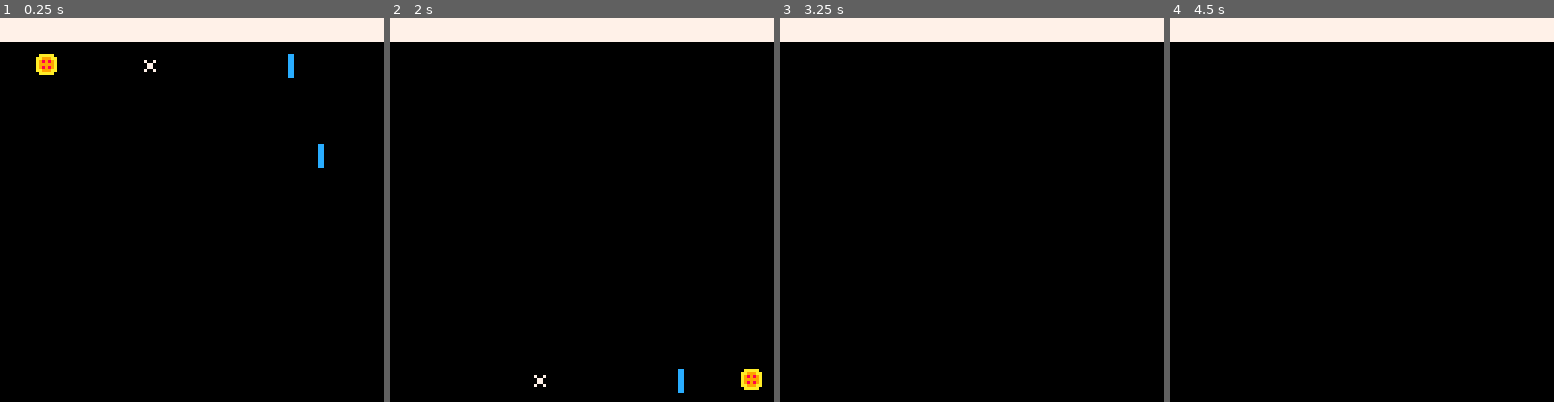
Above: before the commit, frames 1-4 (left to right).
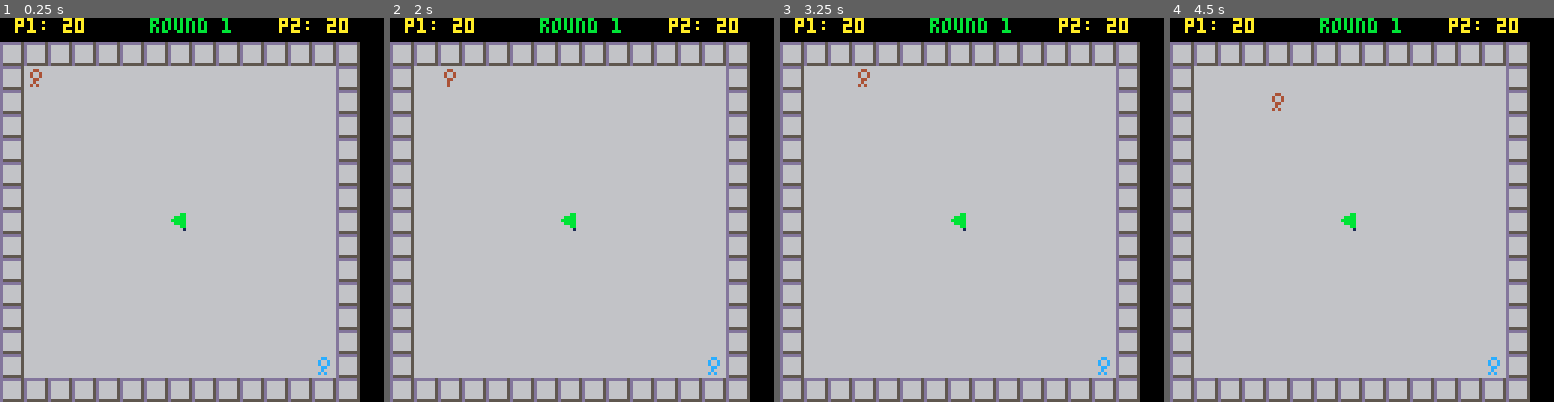
Above: after the commit, the same moments.

Repository: King-Swood/pico-8-fun
Game: PICO-8 cartridge ctf_1.p8
The game is run twice, just before and just after one commit, with the same random seed, the same clock (stepped at 60 frames per second) and the same inputs.
Inputs:
- Up to frame 1 (0.25 s): no input
- Up to frame 2 (2 s): hold Right from 1.6 s (still down)
- Up to frame 3 (3.25 s): release Right at 2.1 s; hold Up 2.15-2.42 s; hold Right 2.47-3.03 s; hold Left from 3.08 s (still down)
- Up to frame 4 (4.5 s): release Left at 3.58 s; hold Down 3.63-3.97 s; hold Right from 4.02 s (still down)

The runs differ from the first frame. In frame 1, 94% of the frame differs, in the area x 0-100%, y 0-100%; in frame 2, 94%; in frame 3, 94%; in frame 4, 94%.

Commit message:
Initial commit of CTF
Basic gameplay is working

Diff:
--- a/ctf_1.p8
+++ b/ctf_1.p8
@@ -1,25 +1,98 @@
 pico-8 cartridge // http://www.pico-8.com
 version 16
 __lua__
+
+-- todo: make a state machine that manages whether the game is running, a score is being displayed, or the title screen.
+-- todo: add a title screen
+-- todo: add a "number of rounds" editor to the title screen
+-- todo: add the option to "rotate" the controller to the title screen.
+--		this will allow users to hold the controller like a wiimote.
+-- todo: add sound effects
+
+
 game=
 {
-	level=1,
+	round = 0,
+	roundsmax = 3,
+	flag = nil,
+	players = {},
+	framerate = 60,
+	roundtime = 20, -- seconds in each round
+	scoretimer = 0,
+	roundcomplete = false,
 }
 
+function roundreset()
+	game.roundcomplete = false
+	game.flag:roundreset()
+	foreach(game.players,
+		function(p)
+			p:roundreset()
+		end
+	)
+	game.round += 1
+end
+
 function _init()
-	actors:add(actor_base:new(50))
-	actors:add(actor_paddle:new(100,0,0))
-	actors:add(actor_paddle:new(110, 30,1))
-	actors:add(actor_ball:new(0,0))
+	game.flag = actor_flag:new(7,8)
+	add(game.players, actor_player:new(1,2,0))
+	add(game.players, actor_player:new(13,14,1))
+	actors:add(game.flag)
+	actors:add(game.players[1])
+	actors:add(game.players[2])
+	roundreset()
 end
 
 function _update60()
-	foreach(actors,
-		function(a)
-			a:update()
-			if (a.remove) then del(actors,a) end
-		end
-	)
+	if (game.roundcomplete) then
+		updatescoretimer()
+	else
+		if hasroundfinished() then
+			game.scoretimer = 3 * game.framerate
+			game.roundcomplete = true
+		else
+			foreach(actors,
+				function(a)
+					a:update()
+					if (a.remove) then del(actors,a) end
+				end
+			)
+		end
+	end
+end
+
+function hasroundfinished()
+	local i = 1
+	local result = false
+	while i <= count(game.players) do
+		if (game.players[i].won) then
+			result = true
+			break
+		end
+		i += 1
+	end
+	return result
+end
+
+function gamehasfinished()
+	local i = 1
+	local result = false
+	while i <= count(game.players) do
+		if game.players[i].roundwins == game.roundsmax then
+			result = true
+			break
+		end
+		i += 1
+	end
+	return result
+end
+
+function updatescoretimer()
+	if game.scoretimer > 0 then
+		game.scoretimer -= 1
+	elseif not gamehasfinished() then
+		roundreset()
+	end
 end
 
 function _draw()
@@ -30,11 +103,39 @@
 			a:draw()
 		end
 	)
+	drawscore()
+	if game.roundcomplete then
+		drawplayerwon()
+	end
 end
 
 function drawmap()
-	if (game.level==1) then
-		map(0,0,0,0)
+	map(0,0,0,8)
+end
+
+function drawscore()
+	print("p1: "..flr((game.players[1].wintimer+(game.framerate-1))/game.framerate),5,0,10)
+	print("round "..game.round,50,0,11)
+	print("p2: "..flr((game.players[2].wintimer+(game.framerate-1))/game.framerate),93,0,10)
+end
+
+function drawplayerwon()
+	foreach(game.players,
+		function(p)
+			if p.won then
+				if gamehasfinished() then
+					print("player " ..(p.player+1).. " won the game!!",14,61,1)
+				else
+					print("player " ..(p.player+1).. " won the round!!",14,61,1)
+				end
+			end
+		end
+	)
+end
+
+function sametile(a1,a2)
+	if (a1.xcell == a2.xcell) and (a1.ycell == a2.ycell) then return true
+	else return false
 	end
 end
 
@@ -49,6 +150,8 @@
 {
 	x=0,
 	y=0,
+	xcell=0,
+	ycell=0,
 	width=8,
 	height=8,
 	flipx=false,
@@ -62,12 +165,14 @@
 	curanim="initial",
 	curframe=1,
 	animtick=0,
-
-	new=function(self,x,y)
+	visible=true,
+
+	-- x and y are the cells to draw in, not the pixel position.
+	new=function(self,xcell,ycell)
 		local o = setmetatable({}, self)
 		self.__index = self
-		o.x = x or 0
-		o.y = y or 0
+		o.xcell = xcell or 0
+		o.ycell = ycell or 0
 		return o
 	end,
 
@@ -76,7 +181,6 @@
 	end,
 
 	update=function(self)
-		self.y+=1
 		if (self:outofbounds()) then self.remove=true end
 
 		--anim tick
@@ -89,17 +193,22 @@
 				self.curframe=1--loop
 			end
 		end
+
+		self.x = (self.xcell * 8) + 4
+		self.y = (self.ycell * 8) + 4
 	end,
 
 	draw=function(self)
-		local a=self.anims[self.curanim]
-		local frame=a.frames[self.curframe]
-		spr(frame,
-			self.x-(self.width/2),
-			self.y-(self.height/2),
-			self.width/8,self.height/8,
-			self.flipx,
-			self.flipy)
+		if self.visible then
+			local a=self.anims[self.curanim]
+			local frame=a.frames[self.curframe]
+			spr(frame,
+				self.x-(self.width/2),
+				self.y-(self.height/2),
+				self.width/8,self.height/8,
+				self.flipx,
+				self.flipy)
+		end
 	end,
 
 	outofbounds=function(self)
@@ -129,10 +238,10 @@
 	end,
 }
 
-actor_paddle = actor_base:new()
-
-function actor_paddle:new (x,y,playerno)
-	local o = actor_base:new(x,y)
+actor_player = actor_base:new()
+
+function actor_player:new (xcell,ycell,playerno)
+	local o = actor_base:new(xcell,ycell)
 	setmetatable(o, self)
 	self.__index = self
 
@@ -140,40 +249,137 @@
 	o.sprmax=2
 	o.init(o)
 	o.player=playerno or 0
+	o.roundwins = 0
+	o.initialx = xcell
+	o.initialy = ycell
+	o.flag = false
+	o.wintimer = 0
+	o.won = false
+
+	self.roundreset=function(self)
+		self.flag = false
+		self.wintimer = game.roundtime*game.framerate
+		self.won = false
+		self.xcell = self.initialx
+		self.ycell = self.initialy
+	end
+
+	o.roundreset(o)
 
 	self.update=function(self)
-		if (btn(2,self.player)) then
-			self.y-=2 end
-		if (btn(3,self.player)) then
-			self.y+=2 end
+		if (btnp(0,self.player)) then
+			self.newposition(self,self.xcell-1,self.ycell)
+		end
+		if (btnp(1,self.player)) then
+			self.newposition(self,self.xcell+1,self.ycell)
+		end
+		if (btnp(2,self.player)) then
+			self.newposition(self,self.xcell,self.ycell-1)
+		end
+		if (btnp(3,self.player)) then
+			self.newposition(self,self.xcell,self.ycell+1)
+		end
 		actor_base.update(self)
+
+		if self.flag then
+			if self.wintimer > 0 then
+				self.wintimer -= 1
+			else
+				self.won = true
+				self.roundwins += 1
+			end
+		end
+	end
+
+	self.draw=function(self)
+		if self.player == 1 then pal(4,12) end
+
+		actor_base.draw(self)
+		if self.flag then
+			spr(19,
+				self.x-(self.width/2),
+				self.y-(self.height/2),
+				self.width/8,self.height/8,
+				self.flipx,
+				self.flipy)
+		end
+		if self.player == 1 then pal() end
+	end
+
+	self.newposition=function(self,xcell,ycell)
+		if (not fget(mget(xcell,ycell-1),0)) then
+		   self.xcell = xcell
+		   self.ycell = ycell
+
+			if self.curanim == "initial" then
+				self:set_anim("walk")
+			else
+				self:set_anim("initial")
+			end
+		end
+
+		foreach(game.players,
+			function(p)
+				if (p != self) then
+					if (sametile(self, p)) then
+						if p.flag then
+							p.flag = false
+							self.flag = true
+						end
+					end
+				end
+			end
+		)
+
+
+		-- todo: if both players land on the same tile at the same time then they bounce a single tile in opposite directions.
+		-- todo: if one player was already on the tile, that player gets bumped out of the way and loses the flag if they had it.
+		-- todo: after checking this, check to see if either have landed on the flag
+
+		if (game.flag.visible) then
+			if (sametile(self, game.flag)) then
+				game.flag.visible = false
+				self.flag = true
+			end
+		end
 	end
 
 	o.anims=
 	{
 		["initial"]=
 		{
-			ticks=1,--how long is each frame shown.
-			frames={16},--what frames are shown.
+			ticks=0,--how long is each frame shown.
+			frames={1},--what frames are shown.
+		},
+		["walk"]=
+		{
+			ticks=0,--how long is each frame shown.
+			frames={2},--what frames are shown.
 		},
 	}
 
 	return o
 end
 
-actor_ball = actor_base:new()
-
-function actor_ball:new (x,y)
-	local o = actor_base:new(x,y)
+actor_flag = actor_base:new()
+
+function actor_flag:new (xcell,ycell)
+	local o = actor_base:new(xcell,ycell)
 	setmetatable(o, self)
 	self.__index = self
 
 	o.sprinit=1
 	o.sprmax=1
+	o.visible = true
 	o.init(o)
 
+	self.roundreset=function(self)
+		self.visible = true
+	end
+
+	self.roundreset(self)
+
 	self.update=function(self)
-		self.x+=1
 		actor_base.update(self)
 	end
 
@@ -182,7 +388,7 @@
 		["initial"]=
 		{
 			ticks=30,--how long is each frame shown.
-			frames={1,2,3,2},--what frames are shown.
+			frames={16,17,18},--what frames are shown.
 		},
 	}
 
@@ -206,8 +412,46 @@
 
 
 
+…(24 lines of a section not shown)…
 __gff__
-0000000000000000000000000000000100000000000000000000000000000000000000000000000000000000000000000000000000000000000000000000000000000000000000000000000000000000000000000000000000000000000000000000000000000000000000000000000000000000000000000000000000000000
+0000000000000000000000000000000000000000000000000000000000000000000000000000000000000000000000000000000000000000000000000000000000010000000000000000000000000000000000000000000000000000000000000000000000000000000000000000000000000000000000000000000000000000
 0000000000000000000000000000000000000000000000000000000000000000000000000000000000000000000000000000000000000000000000000000000000000000000000000000000000000000000000000000000000000000000000000000000000000000000000000000000000000000000000000000000000000000
 __map__
-0f0f0f0f0f0f0f0f0f0f0f0f0f0f0f0f0f0f0f0f0f0f0f0f0f0f0f0f0f0f0f00000000000000000000000000000000000000000000000000000000000000000000000000000000000000000000000000000000000000000000000000000000000000000000000000000000000000000000000000000000000000000000000000
+414141414141414141414141414141000f0f0f0f0f0f0f0f0f0f0f0f0f0f0f00000000000000000000000000000000000000000000000000000000000000000000000000000000000000000000000000000000000000000000000000000000000000000000000000000000000000000000000000000000000000000000000000
+4140404040404040404040404040410000000000000000000000000000000000000000000000000000000000000000000000000000000000000000000000000000000000000000000000000000000000000000000000000000000000000000000000000000000000000000000000000000000000000000000000000000000000
+4140404040404040404040404040410000000000000000000000000000000000000000000000000000000000000000000000000000000000000000000000000000000000000000000000000000000000000000000000000000000000000000000000000000000000000000000000000000000000000000000000000000000000
+4140404040404040404040404040410000000000000000000000000000000000000000000000000000000000000000000000000000000000000000000000000000000000000000000000000000000000000000000000000000000000000000000000000000000000000000000000000000000000000000000000000000000000
+4140404040404040404040404040410000000000000000000000000000000000000000000000000000000000000000000000000000000000000000000000000000000000000000000000000000000000000000000000000000000000000000000000000000000000000000000000000000000000000000000000000000000000
+4140404040404040404040404040410000000000000000000000000000000000000000000000000000000000000000000000000000000000000000000000000000000000000000000000000000000000000000000000000000000000000000000000000000000000000000000000000000000000000000000000000000000000
+4140404040404040404040404040410000000000000000000000000000000000000000000000000000000000000000000000000000000000000000000000000000000000000000000000000000000000000000000000000000000000000000000000000000000000000000000000000000000000000000000000000000000000
+4140404040404040404040404040410000000000000000000000000000000000000000000000000000000000000000000000000000000000000000000000000000000000000000000000000000000000000000000000000000000000000000000000000000000000000000000000000000000000000000000000000000000000
+4140404040404040404040404040410000000000000000000000000000000000000000000000000000000000000000000000000000000000000000000000000000000000000000000000000000000000000000000000000000000000000000000000000000000000000000000000000000000000000000000000000000000000
+4140404040404040404040404040410000000000000000000000000000000000000000000000000000000000000000000000000000000000000000000000000000000000000000000000000000000000000000000000000000000000000000000000000000000000000000000000000000000000000000000000000000000000
+4140404040404040404040404040410000000000000000000000000000000000000000000000000000000000000000000000000000000000000000000000000000000000000000000000000000000000000000000000000000000000000000000000000000000000000000000000000000000000000000000000000000000000
+4140404040404040404040404040410000000000000000000000000000000000000000000000000000000000000000000000000000000000000000000000000000000000000000000000000000000000000000000000000000000000000000000000000000000000000000000000000000000000000000000000000000000000
+4140404040404040404040404040410000000000000000000000000000000000000000000000000000000000000000000000000000000000000000000000000000000000000000000000000000000000000000000000000000000000000000000000000000000000000000000000000000000000000000000000000000000000
+4140404040404040404040404040410000000000000000000000000000000000000000000000000000000000000000000000000000000000000000000000000000000000000000000000000000000000000000000000000000000000000000000000000000000000000000000000000000000000000000000000000000000000
+4141414141414141414141414141410000000000000000000000000000000000000000000000000000000000000000000000000000000000000000000000000000000000000000000000000000000000000000000000000000000000000000000000000000000000000000000000000000000000000000000000000000000000
--- a/utut1.p8
+++ /dev/null
@@ -1,217 +0,0 @@
-pico-8 cartridge // http://www.pico-8.com
-version 16
-__lua__
--- todo: work out why he's not falling/jumping between tiles on right
--- todo: get pixel perfect detection working
--- todo: get rounding working properly with player movement.
---  ie: if the max speed is set to 0.5, he runs faster left than right because it rounds down.
-function _init()
-	p1init()
-end
-updater=4
-function _update60()
- updater+=1
- if (updater == 5) then
- if (btn(0)) then p1move(-1) end
- if (btn(1)) then p1move(1) end
- if (btn(5)) then p1jump() end
- --if (btn(3)) then p1move() end
-
- p1update()
- updater = 4
- end
-end
-
-function _draw()
- cls()
- map(0,0,0,0)
- spr(1,p1.x,p1.y)
- debug()
-end
-
-function debug()
- print("p1.x "..p1.x.." "..tostr(istilesolid(pixeltotile(p1.x),pixeltotile(p1.y))), 0, 0, 10)
- print("p1.ax "..p1.ax, 0, 6, 10)
- print("p1.y "..p1.y.." "..tostr(p1.jumping), 0, 12, 10)
-end
-
-function pixeltotile(px) return flr(px / 8) end
-
-function istilesolid(x,y) return fget(mget(x,y),0) end
-function istilesolidpx(x,y) return istilesolid(pixeltotile(x),pixeltotile(y)) end
--->8
-p1={}
-friction=0.75
-gravity=0.25
-pminspeed=1.0
-pmaxspeed=1.0
-jumptimemax=6
-
-function p1init()
- p1.x = 60
- p1.y = 110
- p1.ax=0
- p1.ay=0
- p1.speeds=0.1 --speed slow
- p1.speedf=1.0 --speed fast
- p1.speedj=0.35 --speed jump
- p1.b_left=false
- p1.b_right=false
- p1.b_up=false
- p1.b_down=false
- p1.moving=false -- true if player moving left/right
- p1.grounded=false -- true if player is on a walkable surface
- p1.jumping=false -- true if player has jumped and is still holding the button
- p1.jumpallowed=false -- Stops the player from jumping multiple times if the jump button is held down
- p1.jumptime=0 -- counter for allowing the jump height to be increased over multiple frames
-end
-
-function p1move(x,fast)
-  if (x > 0) then p1.b_right=true
-  elseif (x < 0) then p1.b_left=true end
-end
-
-function p1jump()
- p1.b_up=true
-end
-
-function p1updatefriction()
-  local speedtouse = p1.speeds
-  if (not p1.grounded) then speedtouse/=3 end
-
-  if (p1.b_right) then
-    if (p1.ax > 0) then
-      p1.ax+=speedtouse
-    else
-      p1.ax+=speedtouse*2
-    end
-    p1.moving=true
-    if (p1.ax > 0) and (p1.ax < pminspeed) then p1.ax=pminspeed end
-    if (p1.ax > pmaxspeed) then p1.ax=pmaxspeed end
-  elseif (p1.b_left) then
-    if (p1.ax < 0) then
-      p1.ax-=speedtouse
-    else
-      p1.ax-=speedtouse*2
-    end
-    p1.moving=true
-    if (p1.ax < 0) and (p1.ax > -pminspeed) then p1.ax=-pminspeed end
-    if (p1.ax < -pmaxspeed) then p1.ax=-pmaxspeed end
-  end
-
-  if (p1.grounded and not p1.moving) then
-    if (p1.ax>0) then p1.ax-=friction end
-    if (p1.ax<0) then p1.ax+=friction end
-    if(abs(p1.ax)<friction) then p1.ax=0 end
-  end
-  p1.b_right=false
-  p1.b_left=false
-  p1.moving = false
-end
-
-function p1updategravity()
-  if (p1.b_up and (p1.grounded or p1.jumping) and (p1.jumptime < jumptimemax) and (p1.jumpallowed)) then
-    p1.jumping=true
-    p1.jumptime+=1
-    p1.grounded=false
-    if (p1.ay == 0) then p1.ay-=p1.speedj*2
-    else p1.ay-=p1.speedj end
-  else
-    p1.jumping=false
-    p1.jumptime=0
-    if (p1.grounded) then
-      p1.ay=0
-      if (p1.b_up) then
-        p1.jumpallowed=false
-      else
-        p1.jumpallowed=true
-      end
-    else
-      if(p1.ay<10) then p1.ay+=gravity end
-      p1.jumpallowed=false
-    end
-  end
-  p1.b_up=false
-end
-
-function p1update()
- local i
- if (p1.ax > 0) then
-  i=p1.x
-  while (p1.x < flr(i+p1.ax)) do
-   if (istilesolidpx(p1.x+8,p1.y)) or (istilesolidpx(p1.x+8,p1.y+7)) then
-    p1.ax=0
-    break
-   end
-   p1.x=p1.x+1
-  end
- elseif (p1.ax < 0) then
-  i=p1.x
-  while (p1.x > flr(i-abs(p1.ax))) do
-   if (istilesolidpx(p1.x-1,p1.y)) or (istilesolidpx(p1.x-1,p1.y+7)) then
-    p1.ax=0
-    break
-   end
-   p1.x=p1.x-1
-  end
- end
-  -- Check to see if the player is standing on a tile
-  if (istilesolidpx(p1.x,p1.y+8)) or (istilesolidpx(p1.x+7,p1.y+8)) then
-    p1.grounded=true
-  else
-    p1.grounded=false
-  end
-
- if (p1.ay > 0) then
-  i=p1.y
-  while (p1.y < flr(i+p1.ay)) do
-   if (istilesolidpx(p1.x,p1.y+8)) or (istilesolidpx(p1.x+7,p1.y+8)) then
-    p1.ay=0
-    p1.grounded=true
-    break
-   end
-   p1.y=p1.y+1
-  end
- elseif (p1.ay < 0) then
-  i=p1.y
-  while (p1.y > flr(i-abs(p1.ay))) do
-   if (istilesolidpx(p1.x,p1.y-1)) or (istilesolidpx(p1.x+7,p1.y-1)) then
-    p1.ay=0
-    break
-   end
-   p1.y=p1.y-1
-  end
- end
-
- p1updatefriction()
- p1updategravity()
-end
-__gfx__
-00000000009999000000000000000000000000000000000000000000000000000000000000000000000000000000000000000000000000000000000018881888
-00000000099999900000000000000000000000000000000000000000000000000000000000000000000000000000000000000000000b00000000000022212221
-007007009991999000000000000000000000000000000000000000000000000000000000000000000000000000000000000000009900b0990a0a000081888188
-00077000999999990000000000000000000000000000000000000000000000000000000000000000000000000000000000000000999999990090000012221222
-0007700099cc91990000000000000000000000000000000000000000000000000000000000000000000000000000000000000000949499490a0a0b0088188818
-00700700099cc9900000000000000000000000000000000000000000000000000000000000000000000000000000000000000000949499490000300021222122
-000000000999c990000000000000000000000000000000000000000000000000000000000000000000000000000000000000000099949999000b030088818881
-00000000009999000000000000000000000000000000000000000000000000000000000000000000000000000000000000000000099999900000030022122212
-__gff__
-0000000000000000000000000000000100000000000000000000000000000000000000000000000000000000000000000000000000000000000000000000000000000000000000000000000000000000000000000000000000000000000000000000000000000000000000000000000000000000000000000000000000000000
-0000000000000000000000000000000000000000000000000000000000000000000000000000000000000000000000000000000000000000000000000000000000000000000000000000000000000000000000000000000000000000000000000000000000000000000000000000000000000000000000000000000000000000
-__map__
-0f0f0f0f0f0f0f0f0f0f0f0f0f0f0f0f00000000000000000000000000000000000000000000000000000000000000000000000000000000000000000000000000000000000000000000000000000000000000000000000000000000000000000000000000000000000000000000000000000000000000000000000000000000
-0f00000000000000000000000000000f00000000000000000000000000000000000000000000000000000000000000000000000000000000000000000000000000000000000000000000000000000000000000000000000000000000000000000000000000000000000000000000000000000000000000000000000000000000
-0f000000000000000d0000000000000f00000000000000000000000000000000000000000000000000000000000000000000000000000000000000000000000000000000000000000000000000000000000000000000000000000000000000000000000000000000000000000000000000000000000000000000000000000000
-0f0000000000000f0f0000000000000f00000000000000000000000000000000000000000000000000000000000000000000000000000000000000000000000000000000000000000000000000000000000000000000000000000000000000000000000000000000000000000000000000000000000000000000000000000000
-0f00000000000000000000000000000f00000000000000000000000000000000000000000000000000000000000000000000000000000000000000000000000000000000000000000000000000000000000000000000000000000000000000000000000000000000000000000000000000000000000000000000000000000000
-0f00000000000f00000000000000000f00000000000000000000000000000000000000000000000000000000000000000000000000000000000000000000000000000000000000000000000000000000000000000000000000000000000000000000000000000000000000000000000000000000000000000000000000000000
-0f00000f0f00000f0000000f0f00000f00000000000000000000000000000000000000000000000000000000000000000000000000000000000000000000000000000000000000000000000000000000000000000000000000000000000000000000000000000000000000000000000000000000000000000000000000000000
-0f000000000000000f0000000000000f00000000000000000000000000000000000000000000000000000000000000000000000000000000000000000000000000000000000000000000000000000000000000000000000000000000000000000000000000000000000000000000000000000000000000000000000000000000
-0f00000000000000000000000000000f00000000000000000000000000000000000000000000000000000000000000000000000000000000000000000000000000000000000000000000000000000000000000000000000000000000000000000000000000000000000000000000000000000000000000000000000000000000
-0f00000000000000000f00000000000f00000000000000000000000000000000000000000000000000000000000000000000000000000000000000000000000000000000000000000000000000000000000000000000000000000000000000000000000000000000000000000000000000000000000000000000000000000000
-0f000000000000000f0000000000000f00000000000000000000000000000000000000000000000000000000000000000000000000000000000000000000000000000000000000000000000000000000000000000000000000000000000000000000000000000000000000000000000000000000000000000000000000000000
-0f00000000000000000000000000000f00000000000000000000000000000000000000000000000000000000000000000000000000000000000000000000000000000000000000000000000000000000000000000000000000000000000000000000000000000000000000000000000000000000000000000000000000000000
-0f000f0f00000f0f00000f0f000f000f00000000000000000000000000000000000000000000000000000000000000000000000000000000000000000000000000000000000000000000000000000000000000000000000000000000000000000000000000000000000000000000000000000000000000000000000000000000
-0f00000000000000000000000000000f00000000000000000000000000000000000000000000000000000000000000000000000000000000000000000000000000000000000000000000000000000000000000000000000000000000000000000000000000000000000000000000000000000000000000000000000000000000
-0f0000000e0000000000000e0e00000f00000000000000000000000000000000000000000000000000000000000000000000000000000000000000000000000000000000000000000000000000000000000000000000000000000000000000000000000000000000000000000000000000000000000000000000000000000000
-0f0f0f0f0f0f0f0f0f0f0f0f0f0f0f0f00000000000000000000000000000000000000000000000000000000000000000000000000000000000000000000000000000000000000000000000000000000000000000000000000000000000000000000000000000000000000000000000000000000000000000000000000000000
Not shown, changed: 40 lines of the sprite sheet (__gfx__) section of ctf_1.p8
Renamed: utut2.p8 -> platform.p8
